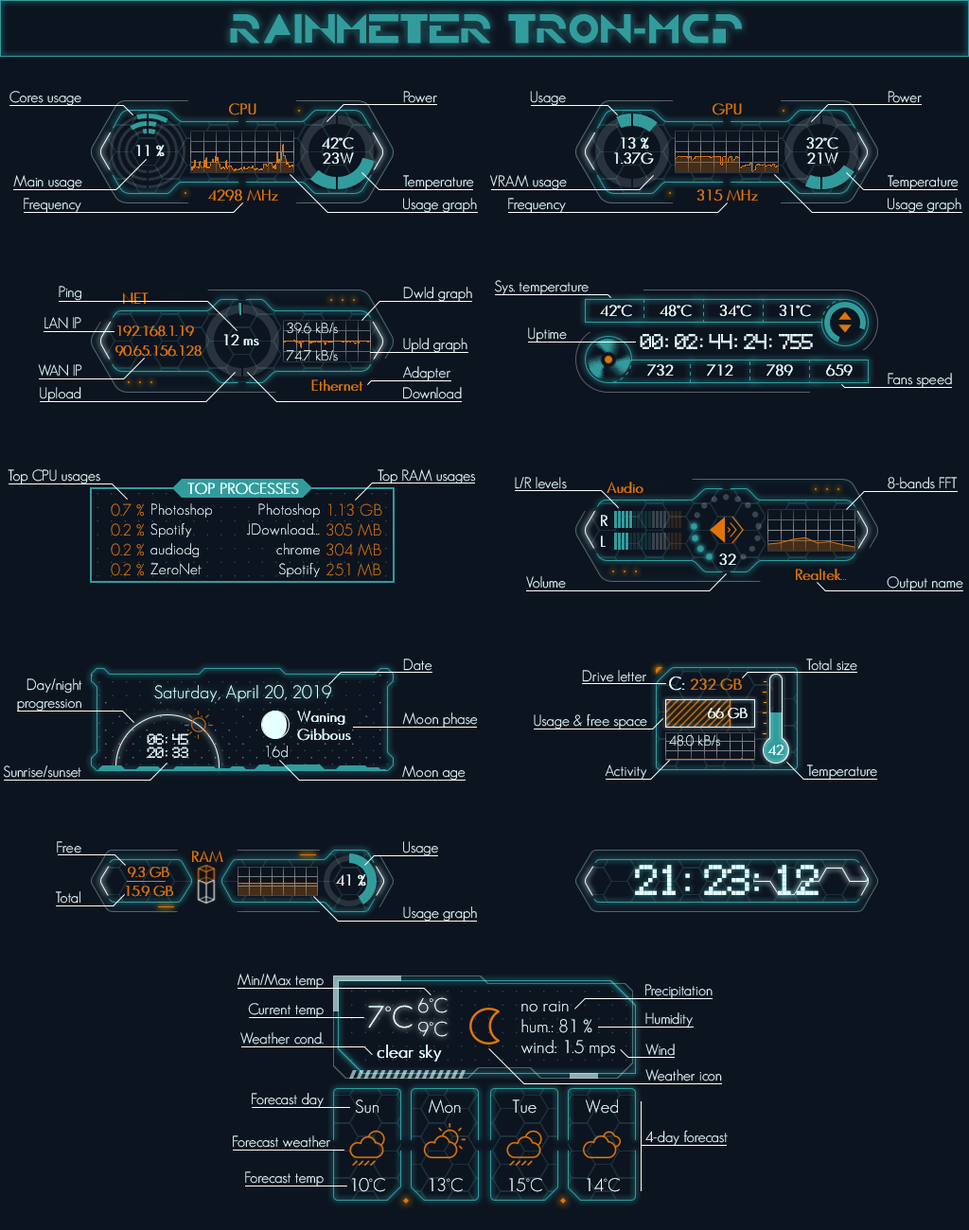
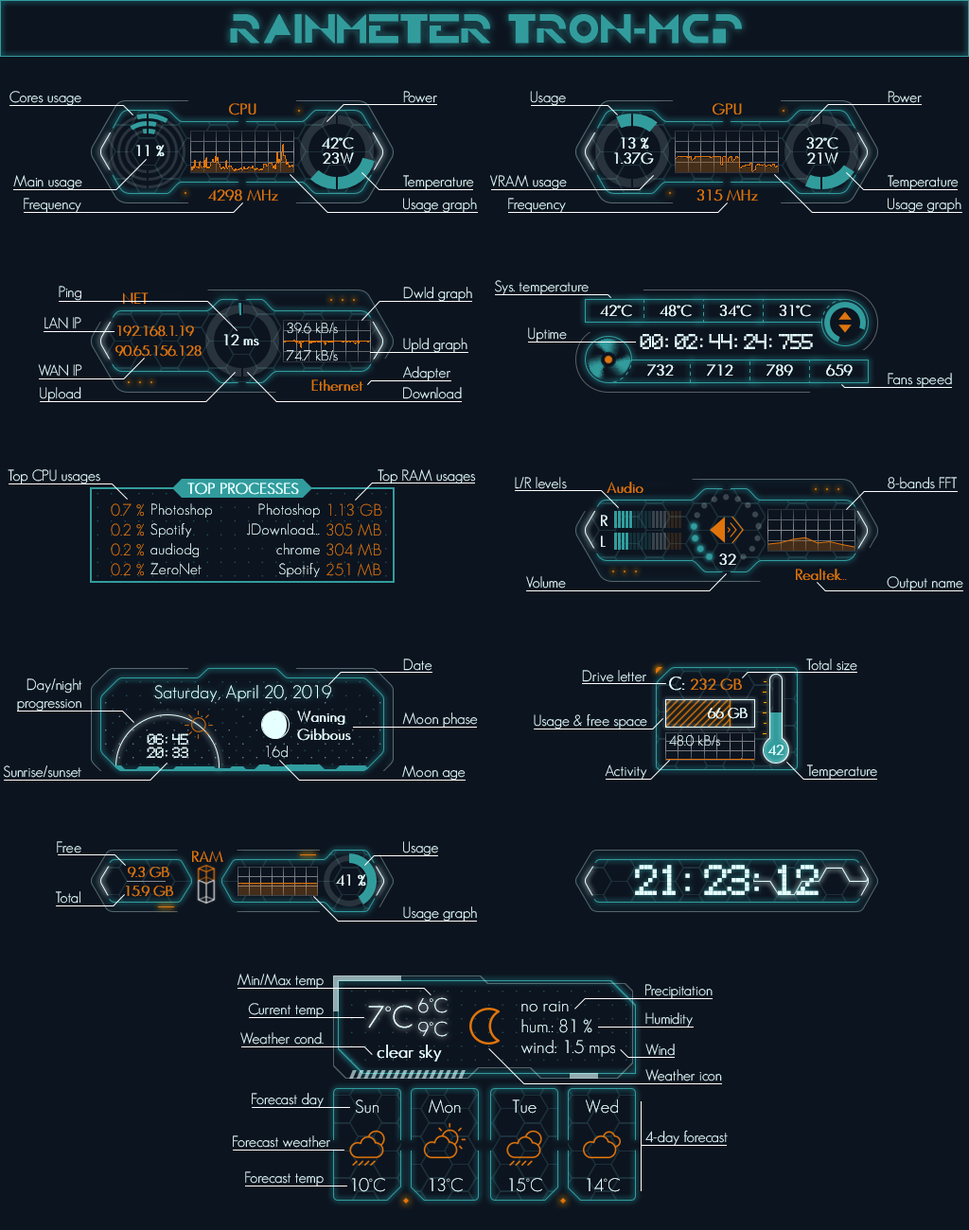
Layer changes from the first 969 x 1230 image to the second:
painted on "help-date" over (85, 662, 400, 777)
